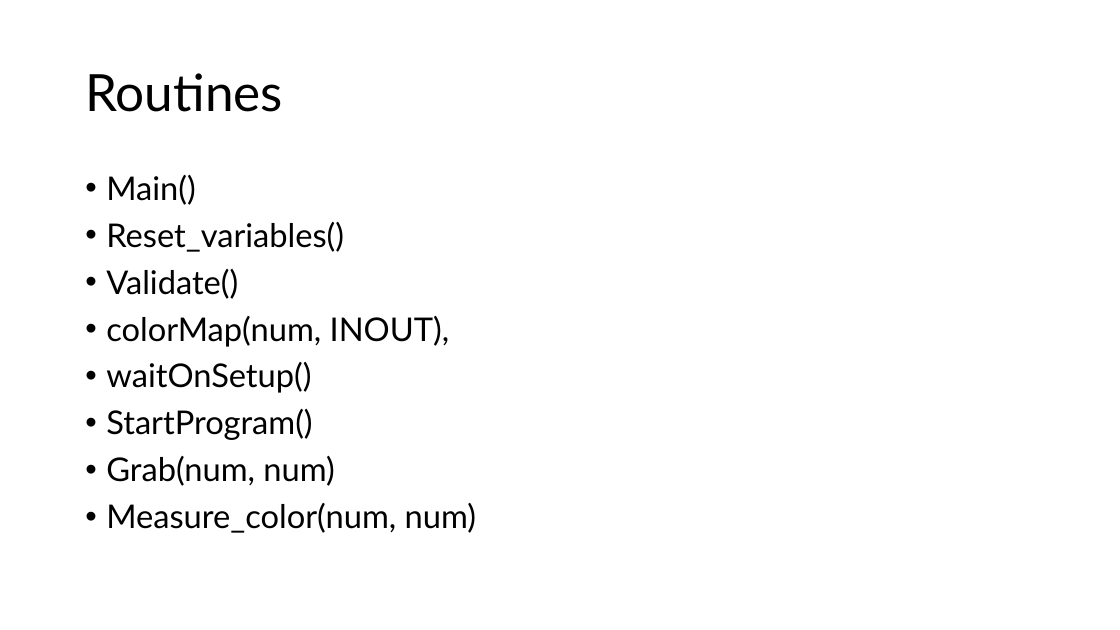
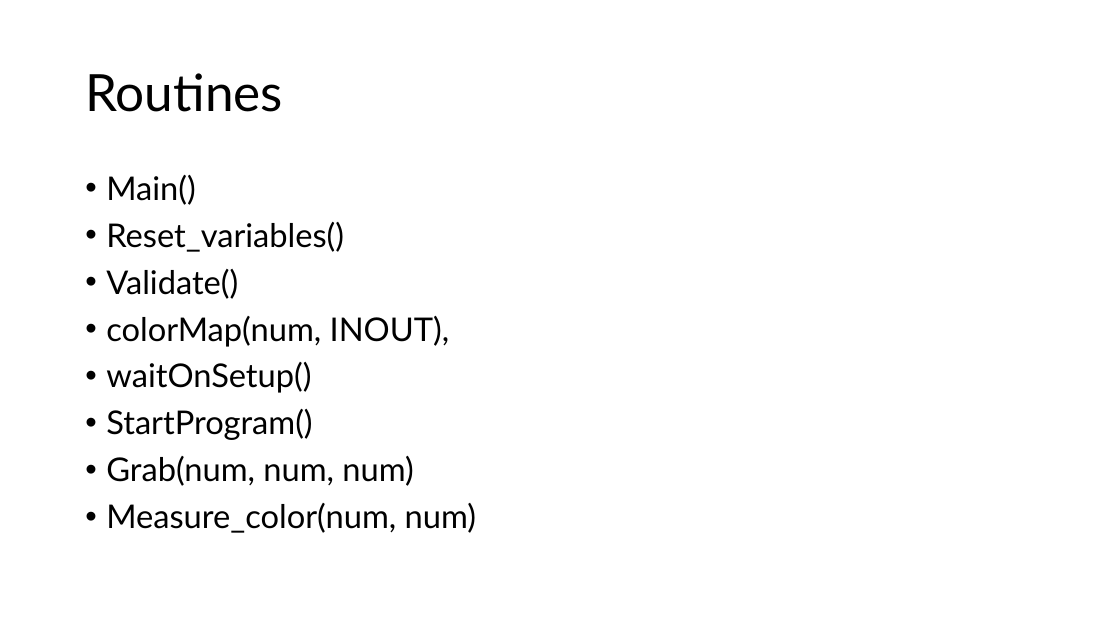
Before and after one commit to xunafay/ICT-Technology, a slide deck: slide 2 of ICT technology.pptx. Drawn at 1120x630 pixels with LibreOffice and Linux fonts; fonts in the diff are those of the drawing. Boxes give left, top, right and bottom in pixels: in the first picture for what was removed or moved away, otherwise in the second. Text is boxed around its words. In the diff, an @@ line names an element or a change of style, - is before the commit and + after.

```diff
--- a/ICT technology.pptx
+++ b/ICT technology.pptx
@@ text at (106,456,413,486): text changed @@
-• Grab(num, num)
+• Grab(num, num, num)
```
Also in this commit, not shown: 11 other slides changed.
